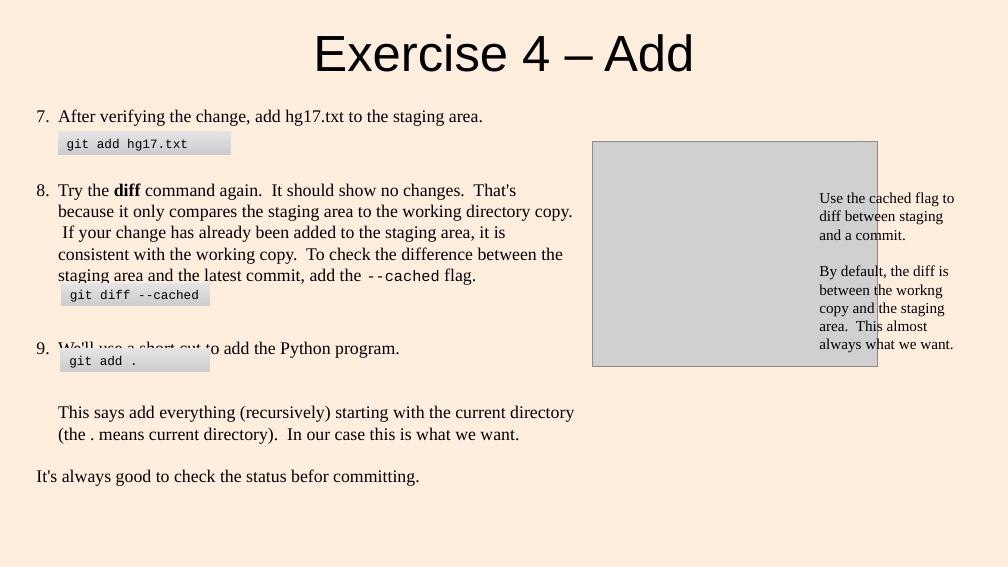
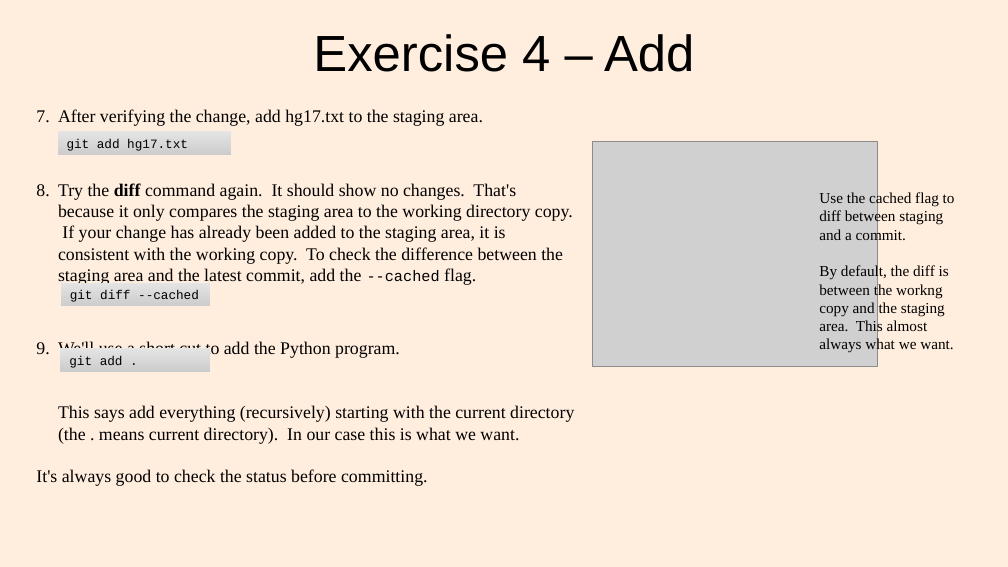
Before and after one commit to lacounty-isab/workshops, a slide deck: slide 15 of git/GitWorkshop1.odp. Drawn at 1008x567 pixels with LibreOffice and Linux fonts; fonts in the diff are those of the drawing; grey boxes stand for pictures. Boxes give left, top, right and bottom in pixels: in the first picture for what was removed or moved away, otherwise in the second. Text is boxed around its words. In the diff, an @@ line names an element or a change of style, - is before the commit and + after.

```diff
--- a/git/GitWorkshop1.odp
+++ b/git/GitWorkshop1.odp
@@ text at <box>36,469,428,486</box>: text changed @@
-It's always good to check the status befor committing.
+It's always good to check the status before committing.
```
Also in this commit, not shown: 10 other slides changed, 9 slides removed, 22 other files.
